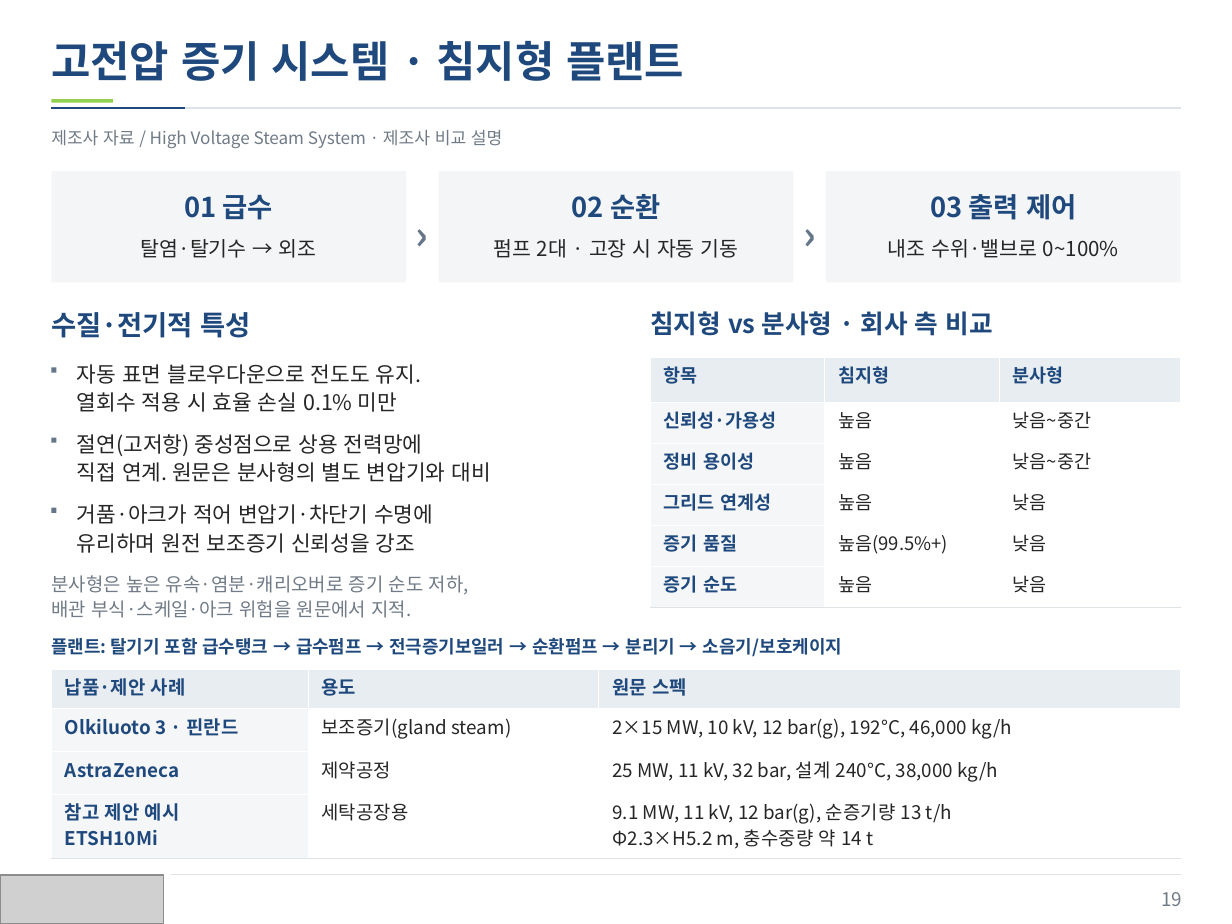
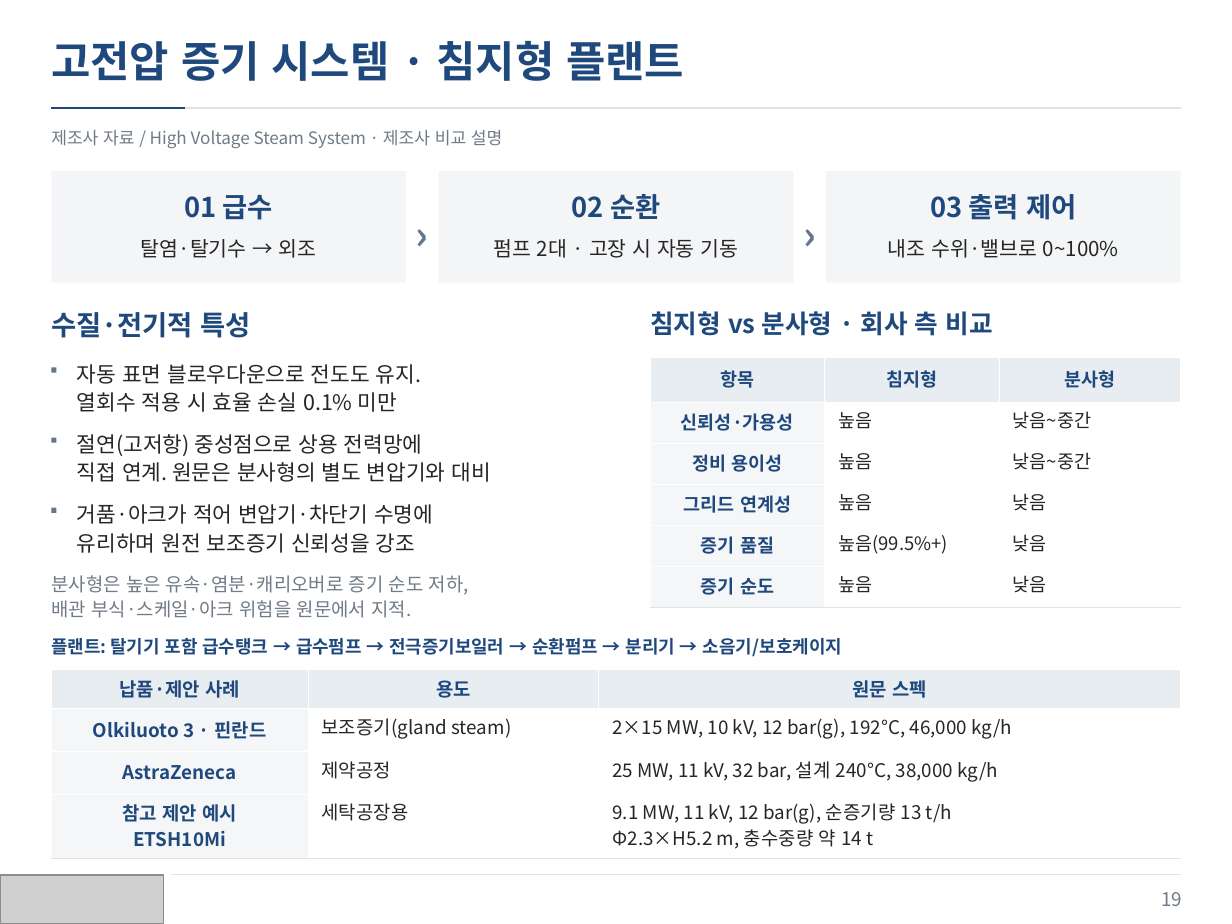
Before and after one commit to jskang5000-arch/my-PPT, a slide deck: slide 19 of KITECH_Boiler.pptx. Drawn at 1232x924 pixels with LibreOffice and Linux fonts; fonts in the diff are those of the drawing; grey boxes stand for pictures. Boxes give left, top, right and bottom in pixels: in the first picture for what was removed or moved away, otherwise in the second. Text is boxed around its words. In the diff, an @@ line names an element or a change of style, - is before the commit and + after.

Commit message:
Remove green accents and center table category labels

```diff
--- a/KITECH_Boiler.pptx
+++ b/KITECH_Boiler.pptx
@@ rectangle removed at <box>52,100,113,103</box> @@
@@ table at <box>650,357,1181,607</box> @@
@@ alignment left to centre @@
@@ table at <box>52,669,1180,859</box> @@
@@ alignment left to centre @@
```
Also in this commit, not shown: 33 other slides changed.
